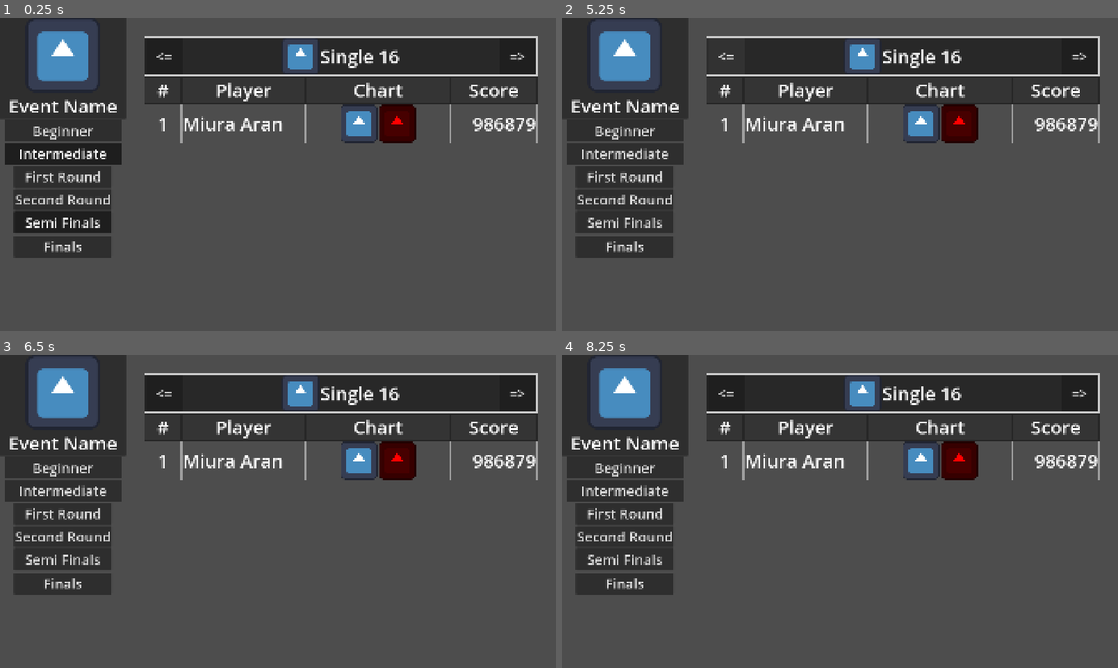
Above: before the commit, frames 1-4 (two rows, left to right).
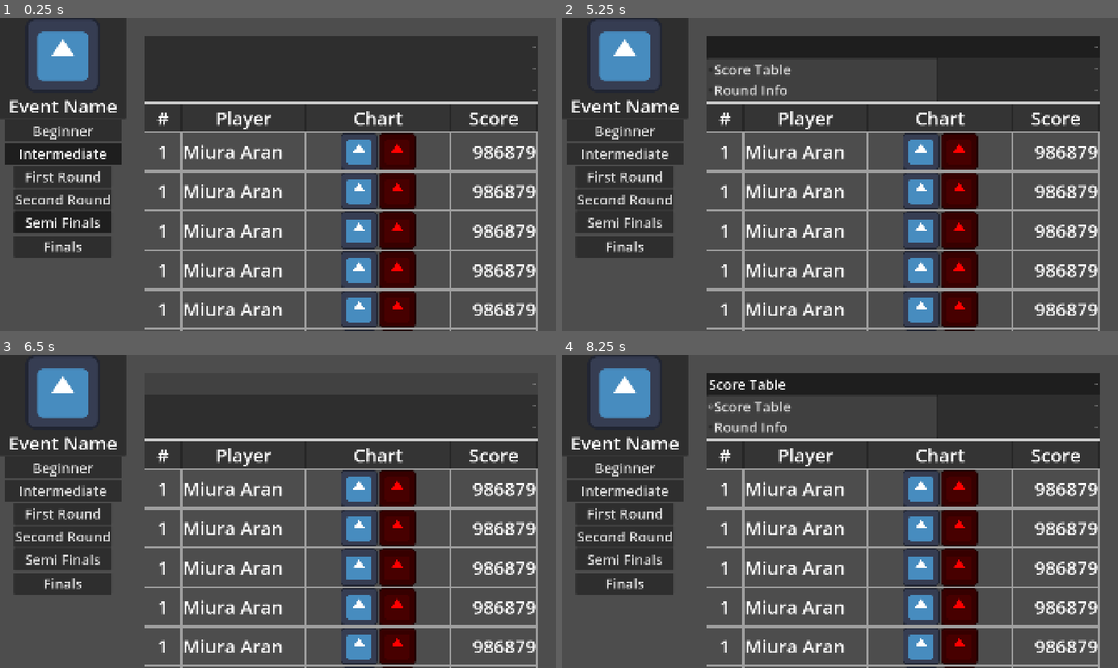
Above: after the commit, the same moments.

Repository: Alancorleto/perfect-game-client
Game: Godot game, scene res://scenes/placeholder/screens/select_entity_screen.tscn
Two runs of this game, one before a commit and one after it. Both use one fixed random seed, a clock stepped at 60 frames per second and the inputs below. The project has no main scene, so this scene is started directly. The engine's default icon, where the game draws it, is replaced by a stand-in: a white triangle on a blue panel in a dark square.
Inputs (mouse positions are in pixels of both pictures, inside the frame that each line leads up to):
- Up to frame 1 (0.25 s): no input
- Up to frame 2 (5.25 s): click "Beginner" at 0.5 s; click "Intermediate" at 1.25 s; click "First Round" at 2 s; click "Second Round" at 2.75 s; click "Semi Finals" at 3.5 s; click "Finals" at 4.25 s; click (728, 55) at 5 s, where only the run before the commit has a clickable "<="
- Up to frame 3 (6.5 s): click (339, 383) at 5.77 s
- Up to frame 4 (8.25 s): click (1079, 392) at 6.5 s, where only the run before the commit has a clickable "=>"; click (901, 405) at 7.27 s; click (901, 383) at 8 s, where only the run after the commit has a clickable "Score Table"

The runs differ from the first frame. In frame 1, 22% of the frame differs, in the area x 26-97%, y 5-100%; in frame 2, 23%; in frame 3, 26%; in frame 4, 23%.

Commit message:
More experiments with UI and UX

Diff:
--- a/scenes/placeholder/screens/select_entity_screen.tscn
+++ b/scenes/placeholder/screens/select_entity_screen.tscn
@@ -2,6 +2,18 @@
 
 [ext_resource type="Theme" uid="uid://1oid1ii8ydjf" path="res://resources/default_theme.tres" id="1_8id0h"]
 [ext_resource type="Texture2D" uid="uid://b8jpwo1slvb55" path="res://icon.svg" id="2_8gt8h"]
+
+[sub_resource type="StyleBoxFlat" id="StyleBoxFlat_s3tl6"]
+bg_color = Color(0.1319848, 0.1319848, 0.13198474, 1)
+border_width_left = 4
+border_width_top = 4
+border_width_right = 4
+
+[sub_resource type="StyleBoxFlat" id="StyleBoxFlat_8wd51"]
+bg_color = Color(0.2520276, 0.25202766, 0.25202763, 1)
+border_width_left = 4
+border_width_top = 4
+border_width_right = 4
 
 [sub_resource type="StyleBoxFlat" id="StyleBoxFlat_8id0h"]
 bg_color = Color(0.15607512, 0.15607515, 0.15607506, 1)
@@ -231,21 +243,100 @@
 theme_override_constants/margin_top = 64
 theme_override_constants/margin_right = 64
 
-[node name="HBoxContainer" type="HBoxContainer" parent="HBoxContainer/MarginContainer" unique_id=384910914]
-layout_mode = 2
-size_flags_horizontal = 3
-theme_override_constants/separation = 64
+[node name="HBoxContainer" type="VBoxContainer" parent="HBoxContainer/MarginContainer" unique_id=882022842]
+layout_mode = 2
+size_flags_horizontal = 3
+theme_override_constants/separation = 0
+
+[node name="HBoxContainer2" type="VBoxContainer" parent="HBoxContainer/MarginContainer/HBoxContainer" unique_id=1015275178]
+layout_mode = 2
+theme_override_constants/separation = 0
+
+[node name="MenuButton" type="OptionButton" parent="HBoxContainer/MarginContainer/HBoxContainer/HBoxContainer2" unique_id=1878103571]
+layout_mode = 2
+item_count = 2
+popup/item_0/text = "Score Table"
+popup/item_0/id = 0
+popup/item_1/text = "Round Info"
+popup/item_1/id = 1
+
+[node name="MenuButton2" type="OptionButton" parent="HBoxContainer/MarginContainer/HBoxContainer/HBoxContainer2" unique_id=98072231]
+layout_mode = 2
+item_count = 4
+popup/item_0/text = "Show Scores"
+popup/item_0/id = 0
+popup/item_1/text = "Players"
+popup/item_1/id = 1
+popup/item_2/text = "Charts"
+popup/item_2/id = 2
+popup/item_3/text = "Info"
+popup/item_3/id = 3
+
+[node name="MenuButton3" type="OptionButton" parent="HBoxContainer/MarginContainer/HBoxContainer/HBoxContainer2" unique_id=927396338]
+layout_mode = 2
+item_count = 3
+popup/item_0/text = "Total"
+popup/item_0/id = 0
+popup/item_1/text = "Single 16"
+popup/item_1/id = 1
+popup/item_2/text = "Single 17"
+popup/item_2/id = 2
 
 [node name="VBoxContainer2" type="VBoxContainer" parent="HBoxContainer/MarginContainer/HBoxContainer" unique_id=1091003560]
 layout_mode = 2
 size_flags_horizontal = 3
-theme_override_constants/separation = 0
+size_flags_vertical = 3
+theme_override_constants/separation = 0
+
+[node name="HBoxContainer" type="HBoxContainer" parent="HBoxContainer/MarginContainer/HBoxContainer/VBoxContainer2" unique_id=2060243533]
+visible = false
+layout_mode = 2
+theme_override_constants/separation = 0
+alignment = 1
+
+[node name="Button" type="Button" parent="HBoxContainer/MarginContainer/HBoxContainer/VBoxContainer2/HBoxContainer" unique_id=382232828]
+layout_mode = 2
+size_flags_horizontal = 3
+theme_override_styles/normal = SubResource("StyleBoxFlat_s3tl6")
+theme_override_styles/pressed = SubResource("StyleBoxFlat_8wd51")
+theme_override_styles/hover = SubResource("StyleBoxFlat_s3tl6")
+toggle_mode = true
+button_pressed = true
+text = "Scores"
+
+[node name="Button2" type="Button" parent="HBoxContainer/MarginContainer/HBoxContainer/VBoxContainer2/HBoxContainer" unique_id=163025063]
+layout_mode = 2
+size_flags_horizontal = 3
+theme_override_styles/normal = SubResource("StyleBoxFlat_s3tl6")
+theme_override_styles/pressed = SubResource("StyleBoxFlat_8wd51")
+theme_override_styles/hover = SubResource("StyleBoxFlat_s3tl6")
+toggle_mode = true
+text = "Players"
+
+[node name="Button3" type="Button" parent="HBoxContainer/MarginContainer/HBoxContainer/VBoxContainer2/HBoxContainer" unique_id=1814025848]
+layout_mode = 2
+size_flags_horizontal = 3
+theme_override_styles/normal = SubResource("StyleBoxFlat_s3tl6")
+theme_override_styles/pressed = SubResource("StyleBoxFlat_8wd51")
+theme_override_styles/hover = SubResource("StyleBoxFlat_s3tl6")
+toggle_mode = true
+text = "Charts"
+
+[node name="Button4" type="Button" parent="HBoxContainer/MarginContainer/HBoxContainer/VBoxContainer2/HBoxContainer" unique_id=898653163]
+layout_mode = 2
+size_flags_horizontal = 3
+theme_override_styles/normal = SubResource("StyleBoxFlat_s3tl6")
+theme_override_styles/pressed = SubResource("StyleBoxFlat_8wd51")
+theme_override_styles/hover = SubResource("StyleBoxFlat_s3tl6")
+toggle_mode = true
+text = "Rules"
 
 [node name="PanelContainer" type="PanelContainer" parent="HBoxContainer/MarginContainer/HBoxContainer/VBoxContainer2" unique_id=1449671461]
 layout_mode = 2
 theme_override_styles/panel = SubResource("StyleBoxFlat_8id0h")
 
 [node name="HBoxContainer" type="HBoxContainer" parent="HBoxContainer/MarginContainer/HBoxContainer/VBoxContainer2/PanelContainer" unique_id=119172460]
+visible = false
 layout_mode = 2
 theme_override_constants/separation = 24
 alignment = 1
@@ -262,6 +353,7 @@
 size_flags_horizontal = 6
 
 [node name="TextureRect" type="TextureRect" parent="HBoxContainer/MarginContainer/HBoxContainer/VBoxContainer2/PanelContainer/HBoxContainer/HBoxContainer" unique_id=1031434665]
+visible = false
 layout_mode = 2
 texture = ExtResource("2_8gt8h")
 
@@ -279,6 +371,40 @@
 size_flags_vertical = 4
 text = "=>"
 
+[node name="HBoxContainer2" type="HBoxContainer" parent="HBoxContainer/MarginContainer/HBoxContainer/VBoxContainer2/PanelContainer" unique_id=720729401]
+visible = false
+layout_mode = 2
+theme_override_constants/separation = 0
+alignment = 1
+
+[node name="Button" type="Button" parent="HBoxContainer/MarginContainer/HBoxContainer/VBoxContainer2/PanelContainer/HBoxContainer2" unique_id=16510190]
+layout_mode = 2
+size_flags_horizontal = 3
+theme_override_styles/normal = SubResource("StyleBoxFlat_s3tl6")
+theme_override_styles/pressed = SubResource("StyleBoxFlat_8wd51")
+theme_override_styles/hover = SubResource("StyleBoxFlat_s3tl6")
+toggle_mode = true
+button_pressed = true
+text = "Total"
+
+[node name="Button2" type="Button" parent="HBoxContainer/MarginContainer/HBoxContainer/VBoxContainer2/PanelContainer/HBoxContainer2" unique_id=1870073980]
+layout_mode = 2
+size_flags_horizontal = 3
+theme_override_styles/normal = SubResource("StyleBoxFlat_s3tl6")
+theme_override_styles/pressed = SubResource("StyleBoxFlat_8wd51")
+theme_override_styles/hover = SubResource("StyleBoxFlat_s3tl6")
+toggle_mode = true
+text = "Single 16"
+
+[node name="Button3" type="Button" parent="HBoxContainer/MarginContainer/HBoxContainer/VBoxContainer2/PanelContainer/HBoxContainer2" unique_id=949944044]
+layout_mode = 2
+size_flags_horizontal = 3
+theme_override_styles/normal = SubResource("StyleBoxFlat_s3tl6")
+theme_override_styles/pressed = SubResource("StyleBoxFlat_8wd51")
+theme_override_styles/hover = SubResource("StyleBoxFlat_s3tl6")
+toggle_mode = true
+text = "Single 17"
+
 [node name="ScrollContainer2" type="ScrollContainer" parent="HBoxContainer/MarginContainer/HBoxContainer/VBoxContainer2" unique_id=1650726511]
 layout_mode = 2
 size_flags_vertical = 3
@@ -389,6 +515,296 @@
 stretch_mode = 2
 
 [node name="Label2" type="Label" parent="HBoxContainer/MarginContainer/HBoxContainer/VBoxContainer2/ScrollContainer2/VBoxContainer/ScrollContainer/VBoxContainer/VBoxContainer" unique_id=352456236]
+custom_minimum_size = Vector2(300, 0)
+layout_mode = 2
+size_flags_horizontal = 8
+size_flags_vertical = 1
+theme_override_font_sizes/font_size = 64
+theme_override_styles/normal = SubResource("StyleBoxFlat_blcf6")
+text = "986879"
+horizontal_alignment = 2
+vertical_alignment = 1
+
+[node name="VBoxContainer2" type="HBoxContainer" parent="HBoxContainer/MarginContainer/HBoxContainer/VBoxContainer2/ScrollContainer2/VBoxContainer/ScrollContainer/VBoxContainer" unique_id=223790057]
+layout_mode = 2
+size_flags_horizontal = 3
+mouse_filter = 2
+theme_override_constants/separation = 0
+
+[node name="Label3" type="Label" parent="HBoxContainer/MarginContainer/HBoxContainer/VBoxContainer2/ScrollContainer2/VBoxContainer/ScrollContainer/VBoxContainer/VBoxContainer2" unique_id=1947664718]
+custom_minimum_size = Vector2(128, 0)
+layout_mode = 2
+size_flags_horizontal = 0
+size_flags_vertical = 1
+theme_override_font_sizes/font_size = 64
+theme_override_styles/normal = SubResource("StyleBoxFlat_blcf6")
+text = "1"
+horizontal_alignment = 1
+vertical_alignment = 1
+
+[node name="Label" type="Label" parent="HBoxContainer/MarginContainer/HBoxContainer/VBoxContainer2/ScrollContainer2/VBoxContainer/ScrollContainer/VBoxContainer/VBoxContainer2" unique_id=1988603306]
+layout_mode = 2
+size_flags_horizontal = 3
+size_flags_vertical = 1
+theme_override_font_sizes/font_size = 64
+theme_override_styles/normal = SubResource("StyleBoxFlat_blcf6")
+text = "Miura Aran"
+vertical_alignment = 1
+text_overrun_behavior = 5
+
+[node name="Control" type="PanelContainer" parent="HBoxContainer/MarginContainer/HBoxContainer/VBoxContainer2/ScrollContainer2/VBoxContainer/ScrollContainer/VBoxContainer/VBoxContainer2" unique_id=1298349530]
+custom_minimum_size = Vector2(500, 0)
+layout_mode = 2
+theme_override_styles/panel = SubResource("StyleBoxFlat_blcf6")
+
+[node name="HBoxContainer" type="HBoxContainer" parent="HBoxContainer/MarginContainer/HBoxContainer/VBoxContainer2/ScrollContainer2/VBoxContainer/ScrollContainer/VBoxContainer/VBoxContainer2/Control" unique_id=1930315016]
+layout_mode = 2
+alignment = 1
+
+[node name="TextureRect" type="TextureRect" parent="HBoxContainer/MarginContainer/HBoxContainer/VBoxContainer2/ScrollContainer2/VBoxContainer/ScrollContainer/VBoxContainer/VBoxContainer2/Control/HBoxContainer" unique_id=1202588619]
+layout_mode = 2
+texture = ExtResource("2_8gt8h")
+stretch_mode = 2
+
+[node name="TextureRect2" type="TextureRect" parent="HBoxContainer/MarginContainer/HBoxContainer/VBoxContainer2/ScrollContainer2/VBoxContainer/ScrollContainer/VBoxContainer/VBoxContainer2/Control/HBoxContainer" unique_id=857489804]
+modulate = Color(1, 0, 0, 1)
+layout_mode = 2
+texture = ExtResource("2_8gt8h")
+stretch_mode = 2
+
+[node name="Label2" type="Label" parent="HBoxContainer/MarginContainer/HBoxContainer/VBoxContainer2/ScrollContainer2/VBoxContainer/ScrollContainer/VBoxContainer/VBoxContainer2" unique_id=1479155268]
+custom_minimum_size = Vector2(300, 0)
+layout_mode = 2
+size_flags_horizontal = 8
+size_flags_vertical = 1
+theme_override_font_sizes/font_size = 64
+theme_override_styles/normal = SubResource("StyleBoxFlat_blcf6")
+text = "986879"
+horizontal_alignment = 2
+vertical_alignment = 1
+
+[node name="VBoxContainer3" type="HBoxContainer" parent="HBoxContainer/MarginContainer/HBoxContainer/VBoxContainer2/ScrollContainer2/VBoxContainer/ScrollContainer/VBoxContainer" unique_id=1479730151]
+layout_mode = 2
+size_flags_horizontal = 3
+mouse_filter = 2
+theme_override_constants/separation = 0
+
+[node name="Label3" type="Label" parent="HBoxContainer/MarginContainer/HBoxContainer/VBoxContainer2/ScrollContainer2/VBoxContainer/ScrollContainer/VBoxContainer/VBoxContainer3" unique_id=1658394916]
+custom_minimum_size = Vector2(128, 0)
+layout_mode = 2
+size_flags_horizontal = 0
+size_flags_vertical = 1
+theme_override_font_sizes/font_size = 64
+theme_override_styles/normal = SubResource("StyleBoxFlat_blcf6")
+text = "1"
+horizontal_alignment = 1
+vertical_alignment = 1
+
+[node name="Label" type="Label" parent="HBoxContainer/MarginContainer/HBoxContainer/VBoxContainer2/ScrollContainer2/VBoxContainer/ScrollContainer/VBoxContainer/VBoxContainer3" unique_id=1795568738]
+layout_mode = 2
+size_flags_horizontal = 3
+size_flags_vertical = 1
+theme_override_font_sizes/font_size = 64
+theme_override_styles/normal = SubResource("StyleBoxFlat_blcf6")
+text = "Miura Aran"
+vertical_alignment = 1
+text_overrun_behavior = 5
+
+[node name="Control" type="PanelContainer" parent="HBoxContainer/MarginContainer/HBoxContainer/VBoxContainer2/ScrollContainer2/VBoxContainer/ScrollContainer/VBoxContainer/VBoxContainer3" unique_id=42669722]
+custom_minimum_size = Vector2(500, 0)
+layout_mode = 2
+theme_override_styles/panel = SubResource("StyleBoxFlat_blcf6")
+
+[node name="HBoxContainer" type="HBoxContainer" parent="HBoxContainer/MarginContainer/HBoxContainer/VBoxContainer2/ScrollContainer2/VBoxContainer/ScrollContainer/VBoxContainer/VBoxContainer3/Control" unique_id=1199930947]
+layout_mode = 2
+alignment = 1
+
+[node name="TextureRect" type="TextureRect" parent="HBoxContainer/MarginContainer/HBoxContainer/VBoxContainer2/ScrollContainer2/VBoxContainer/ScrollContainer/VBoxContainer/VBoxContainer3/Control/HBoxContainer" unique_id=1853605974]
+layout_mode = 2
+texture = ExtResource("2_8gt8h")
+stretch_mode = 2
+
+[node name="TextureRect2" type="TextureRect" parent="HBoxContainer/MarginContainer/HBoxContainer/VBoxContainer2/ScrollContainer2/VBoxContainer/ScrollContainer/VBoxContainer/VBoxContainer3/Control/HBoxContainer" unique_id=1782319378]
+modulate = Color(1, 0, 0, 1)
+layout_mode = 2
+texture = ExtResource("2_8gt8h")
+stretch_mode = 2
+
+[node name="Label2" type="Label" parent="HBoxContainer/MarginContainer/HBoxContainer/VBoxContainer2/ScrollContainer2/VBoxContainer/ScrollContainer/VBoxContainer/VBoxContainer3" unique_id=1729883092]
+custom_minimum_size = Vector2(300, 0)
+layout_mode = 2
+size_flags_horizontal = 8
+size_flags_vertical = 1
+theme_override_font_sizes/font_size = 64
+theme_override_styles/normal = SubResource("StyleBoxFlat_blcf6")
+text = "986879"
+horizontal_alignment = 2
+vertical_alignment = 1
+
+[node name="VBoxContainer4" type="HBoxContainer" parent="HBoxContainer/MarginContainer/HBoxContainer/VBoxContainer2/ScrollContainer2/VBoxContainer/ScrollContainer/VBoxContainer" unique_id=1075136104]
+layout_mode = 2
+size_flags_horizontal = 3
+mouse_filter = 2
+theme_override_constants/separation = 0
+
+[node name="Label3" type="Label" parent="HBoxContainer/MarginContainer/HBoxContainer/VBoxContainer2/ScrollContainer2/VBoxContainer/ScrollContainer/VBoxContainer/VBoxContainer4" unique_id=661456537]
+custom_minimum_size = Vector2(128, 0)
+layout_mode = 2
+size_flags_horizontal = 0
+size_flags_vertical = 1
+theme_override_font_sizes/font_size = 64
+theme_override_styles/normal = SubResource("StyleBoxFlat_blcf6")
+text = "1"
+horizontal_alignment = 1
+vertical_alignment = 1
+
+[node name="Label" type="Label" parent="HBoxContainer/MarginContainer/HBoxContainer/VBoxContainer2/ScrollContainer2/VBoxContainer/ScrollContainer/VBoxContainer/VBoxContainer4" unique_id=2069202044]
+layout_mode = 2
+size_flags_horizontal = 3
+size_flags_vertical = 1
+theme_override_font_sizes/font_size = 64
+theme_override_styles/normal = SubResource("StyleBoxFlat_blcf6")
+text = "Miura Aran"
+vertical_alignment = 1
+text_overrun_behavior = 5
+
+[node name="Control" type="PanelContainer" parent="HBoxContainer/MarginContainer/HBoxContainer/VBoxContainer2/ScrollContainer2/VBoxContainer/ScrollContainer/VBoxContainer/VBoxContainer4" unique_id=890904711]
+custom_minimum_size = Vector2(500, 0)
+layout_mode = 2
+theme_override_styles/panel = SubResource("StyleBoxFlat_blcf6")
+
+[node name="HBoxContainer" type="HBoxContainer" parent="HBoxContainer/MarginContainer/HBoxContainer/VBoxContainer2/ScrollContainer2/VBoxContainer/ScrollContainer/VBoxContainer/VBoxContainer4/Control" unique_id=1802490570]
+layout_mode = 2
+alignment = 1
+
+[node name="TextureRect" type="TextureRect" parent="HBoxContainer/MarginContainer/HBoxContainer/VBoxContainer2/ScrollContainer2/VBoxContainer/ScrollContainer/VBoxContainer/VBoxContainer4/Control/HBoxContainer" unique_id=1492268709]
+layout_mode = 2
+texture = ExtResource("2_8gt8h")
+stretch_mode = 2
+
+[node name="TextureRect2" type="TextureRect" parent="HBoxContainer/MarginContainer/HBoxContainer/VBoxContainer2/ScrollContainer2/VBoxContainer/ScrollContainer/VBoxContainer/VBoxContainer4/Control/HBoxContainer" unique_id=1882730183]
+modulate = Color(1, 0, 0, 1)
+layout_mode = 2
+texture = ExtResource("2_8gt8h")
+stretch_mode = 2
+
+[node name="Label2" type="Label" parent="HBoxContainer/MarginContainer/HBoxContainer/VBoxContainer2/ScrollContainer2/VBoxContainer/ScrollContainer/VBoxContainer/VBoxContainer4" unique_id=971643242]
+custom_minimum_size = Vector2(300, 0)
+layout_mode = 2
+size_flags_horizontal = 8
+size_flags_vertical = 1
+theme_override_font_sizes/font_size = 64
+theme_override_styles/normal = SubResource("StyleBoxFlat_blcf6")
+text = "986879"
+horizontal_alignment = 2
+vertical_alignment = 1
+
+[node name="VBoxContainer5" type="HBoxContainer" parent="HBoxContainer/MarginContainer/HBoxContainer/VBoxContainer2/ScrollContainer2/VBoxContainer/ScrollContainer/VBoxContainer" unique_id=1590216353]
+layout_mode = 2
+size_flags_horizontal = 3
+mouse_filter = 2
+theme_override_constants/separation = 0
+
+[node name="Label3" type="Label" parent="HBoxContainer/MarginContainer/HBoxContainer/VBoxContainer2/ScrollContainer2/VBoxContainer/ScrollContainer/VBoxContainer/VBoxContainer5" unique_id=661863127]
+custom_minimum_size = Vector2(128, 0)
+layout_mode = 2
+size_flags_horizontal = 0
+size_flags_vertical = 1
+theme_override_font_sizes/font_size = 64
+theme_override_styles/normal = SubResource("StyleBoxFlat_blcf6")
+text = "1"
+horizontal_alignment = 1
+vertical_alignment = 1
+
+[node name="Label" type="Label" parent="HBoxContainer/MarginContainer/HBoxContainer/VBoxContainer2/ScrollContainer2/VBoxContainer/ScrollContainer/VBoxContainer/VBoxContainer5" unique_id=1248783847]
+layout_mode = 2
+size_flags_horizontal = 3
+size_flags_vertical = 1
+theme_override_font_sizes/font_size = 64
+theme_override_styles/normal = SubResource("StyleBoxFlat_blcf6")
+text = "Miura Aran"
+vertical_alignment = 1
+text_overrun_behavior = 5
+
+[node name="Control" type="PanelContainer" parent="HBoxContainer/MarginContainer/HBoxContainer/VBoxContainer2/ScrollContainer2/VBoxContainer/ScrollContainer/VBoxContainer/VBoxContainer5" unique_id=825826065]
+custom_minimum_size = Vector2(500, 0)
+layout_mode = 2
+theme_override_styles/panel = SubResource("StyleBoxFlat_blcf6")
+
+[node name="HBoxContainer" type="HBoxContainer" parent="HBoxContainer/MarginContainer/HBoxContainer/VBoxContainer2/ScrollContainer2/VBoxContainer/ScrollContainer/VBoxContainer/VBoxContainer5/Control" unique_id=1788551444]
+layout_mode = 2
+alignment = 1
+
+[node name="TextureRect" type="TextureRect" parent="HBoxContainer/MarginContainer/HBoxContainer/VBoxContainer2/ScrollContainer2/VBoxContainer/ScrollContainer/VBoxContainer/VBoxContainer5/Control/HBoxContainer" unique_id=1494752309]
+layout_mode = 2
+texture = ExtResource("2_8gt8h")
+stretch_mode = 2
+
+[node name="TextureRect2" type="TextureRect" parent="HBoxContainer/MarginContainer/HBoxContainer/VBoxContainer2/ScrollContainer2/VBoxContainer/ScrollContainer/VBoxContainer/VBoxContainer5/Control/HBoxContainer" unique_id=422336165]
+modulate = Color(1, 0, 0, 1)
+layout_mode = 2
+texture = ExtResource("2_8gt8h")
+stretch_mode = 2
+
+[node name="Label2" type="Label" parent="HBoxContainer/MarginContainer/HBoxContainer/VBoxContainer2/ScrollContainer2/VBoxContainer/ScrollContainer/VBoxContainer/VBoxContainer5" unique_id=1420798490]
+custom_minimum_size = Vector2(300, 0)
+layout_mode = 2
+size_flags_horizontal = 8
+size_flags_vertical = 1
+theme_override_font_sizes/font_size = 64
+theme_override_styles/normal = SubResource("StyleBoxFlat_blcf6")
+text = "986879"
+horizontal_alignment = 2
+vertical_alignment = 1
+
+[node name="VBoxContainer6" type="HBoxContainer" parent="HBoxContainer/MarginContainer/HBoxContainer/VBoxContainer2/ScrollContainer2/VBoxContainer/ScrollContainer/VBoxContainer" unique_id=1131625241]
+layout_mode = 2
+size_flags_horizontal = 3
+mouse_filter = 2
+theme_override_constants/separation = 0
+
+[node name="Label3" type="Label" parent="HBoxContainer/MarginContainer/HBoxContainer/VBoxContainer2/ScrollContainer2/VBoxContainer/ScrollContainer/VBoxContainer/VBoxContainer6" unique_id=315944458]
+custom_minimum_size = Vector2(128, 0)
+layout_mode = 2
+size_flags_horizontal = 0
+size_flags_vertical = 1
+theme_override_font_sizes/font_size = 64
+theme_override_styles/normal = SubResource("StyleBoxFlat_blcf6")
+text = "1"
+horizontal_alignment = 1
+vertical_alignment = 1
+
+[node name="Label" type="Label" parent="HBoxContainer/MarginContainer/HBoxContainer/VBoxContainer2/ScrollContainer2/VBoxContainer/ScrollContainer/VBoxContainer/VBoxContainer6" unique_id=195828767]
+layout_mode = 2
+size_flags_horizontal = 3
+size_flags_vertical = 1
+theme_override_font_sizes/font_size = 64
+theme_override_styles/normal = SubResource("StyleBoxFlat_blcf6")
+text = "Miura Aran"
+vertical_alignment = 1
+text_overrun_behavior = 5
+
+[node name="Control" type="PanelContainer" parent="HBoxContainer/MarginContainer/HBoxContainer/VBoxContainer2/ScrollContainer2/VBoxContainer/ScrollContainer/VBoxContainer/VBoxContainer6" unique_id=1235385326]
+custom_minimum_size = Vector2(500, 0)
+layout_mode = 2
+theme_override_styles/panel = SubResource("StyleBoxFlat_blcf6")
+
+[node name="HBoxContainer" type="HBoxContainer" parent="HBoxContainer/MarginContainer/HBoxContainer/VBoxContainer2/ScrollContainer2/VBoxContainer/ScrollContainer/VBoxContainer/VBoxContainer6/Control" unique_id=1947536090]
+layout_mode = 2
+alignment = 1
+
+[node name="TextureRect" type="TextureRect" parent="HBoxContainer/MarginContainer/HBoxContainer/VBoxContainer2/ScrollContainer2/VBoxContainer/ScrollContainer/VBoxContainer/VBoxContainer6/Control/HBoxContainer" unique_id=1981908733]
+layout_mode = 2
+texture = ExtResource("2_8gt8h")
+stretch_mode = 2
+
+[node name="TextureRect2" type="TextureRect" parent="HBoxContainer/MarginContainer/HBoxContainer/VBoxContainer2/ScrollContainer2/VBoxContainer/ScrollContainer/VBoxContainer/VBoxContainer6/Control/HBoxContainer" unique_id=230399762]
+modulate = Color(1, 0, 0, 1)
+layout_mode = 2
+texture = ExtResource("2_8gt8h")
+stretch_mode = 2
+
+[node name="Label2" type="Label" parent="HBoxContainer/MarginContainer/HBoxContainer/VBoxContainer2/ScrollContainer2/VBoxContainer/ScrollContainer/VBoxContainer/VBoxContainer6" unique_id=1562373136]
 custom_minimum_size = Vector2(300, 0)
 layout_mode = 2
 size_flags_horizontal = 8
